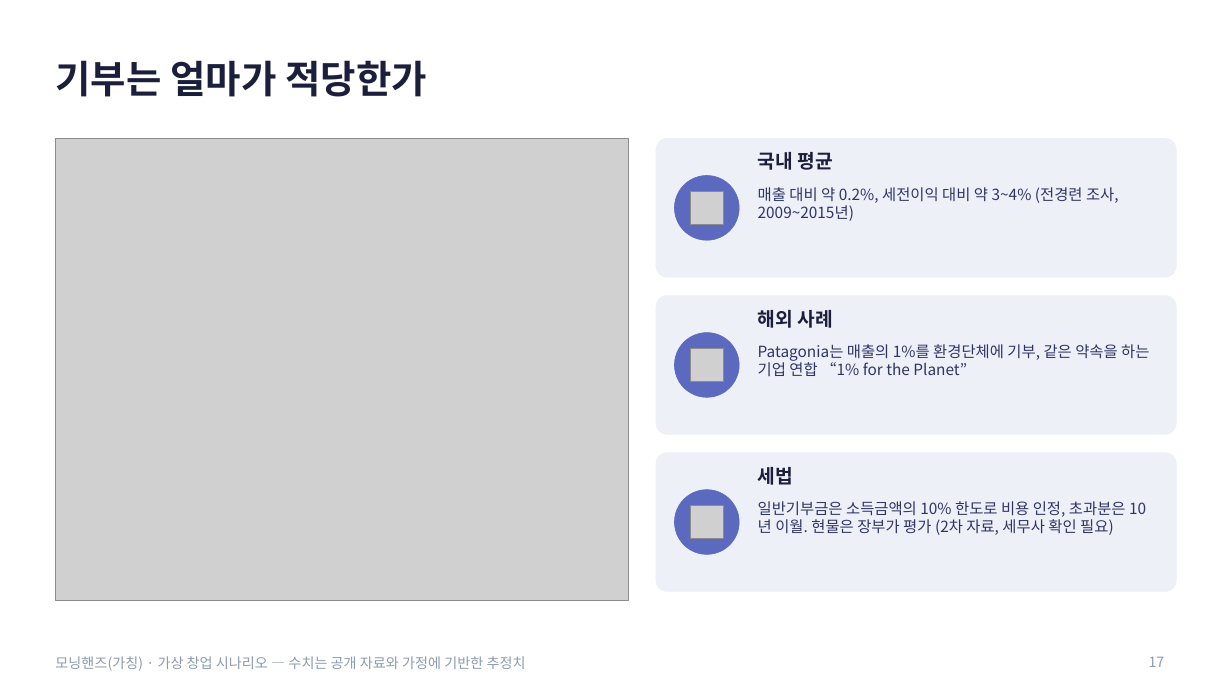
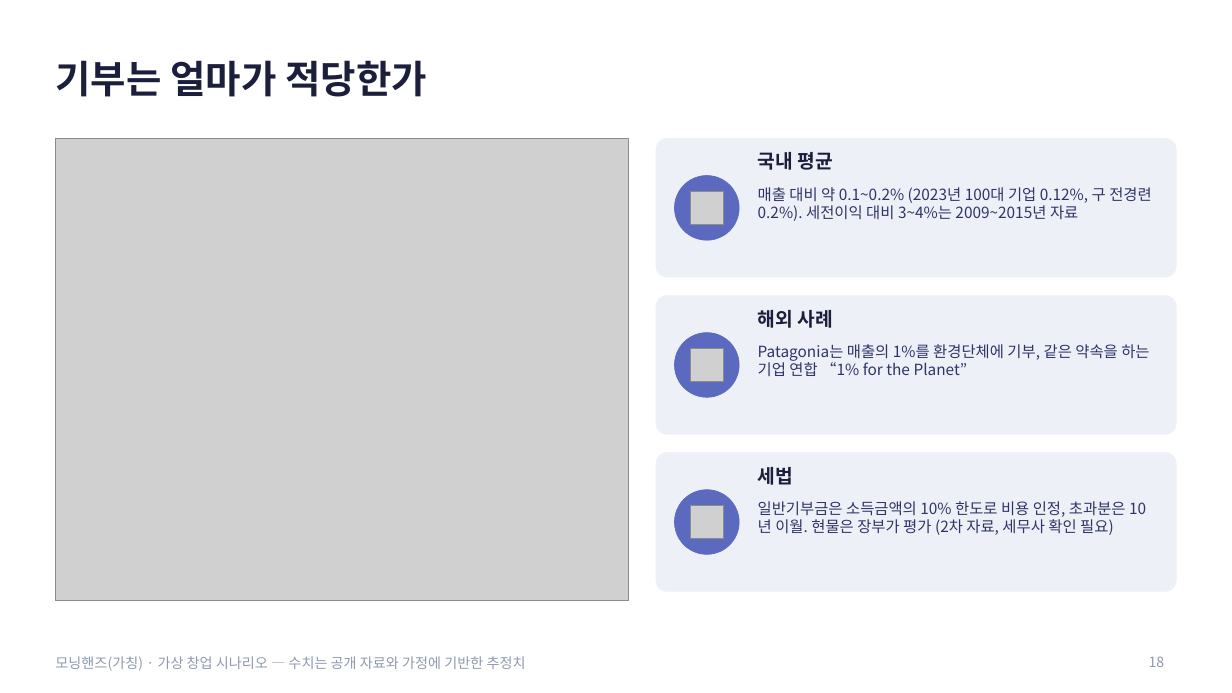
Before and after one commit to g975682-source/-, a slide deck: slide 18 of MorningHands_Business_Analysis.pptx (slide 17 before the commit). Drawn at 1232x693 pixels with LibreOffice and Linux fonts; fonts in the diff are those of the drawing; grey boxes stand for pictures. Boxes give left, top, right and bottom in pixels: in the first picture for what was removed or moved away, otherwise in the second. Text is boxed around its words. In the diff, an @@ line names an element or a change of style, - is before the commit and + after.

```diff
--- a/MorningHands_Business_Analysis.pptx
+++ b/MorningHands_Business_Analysis.pptx
@@ text at [758,187,1151,221]: text changed @@
-매출 대비 약 0.2%, 세전이익 대비 약 3~4% (전경련 조사, 2009~2015년)
+매출 대비 약 0.1~0.2% (2023년 100대 기업 0.12%, 구 전경련 0.2%). 세전이익 대비 3~4%는 2009~2015년 자료
@@ page number at [1149,656,1165,667]: text changed @@
-17
+18
```
Also in this commit, not shown: 7 other slides changed, 3 slides added.
